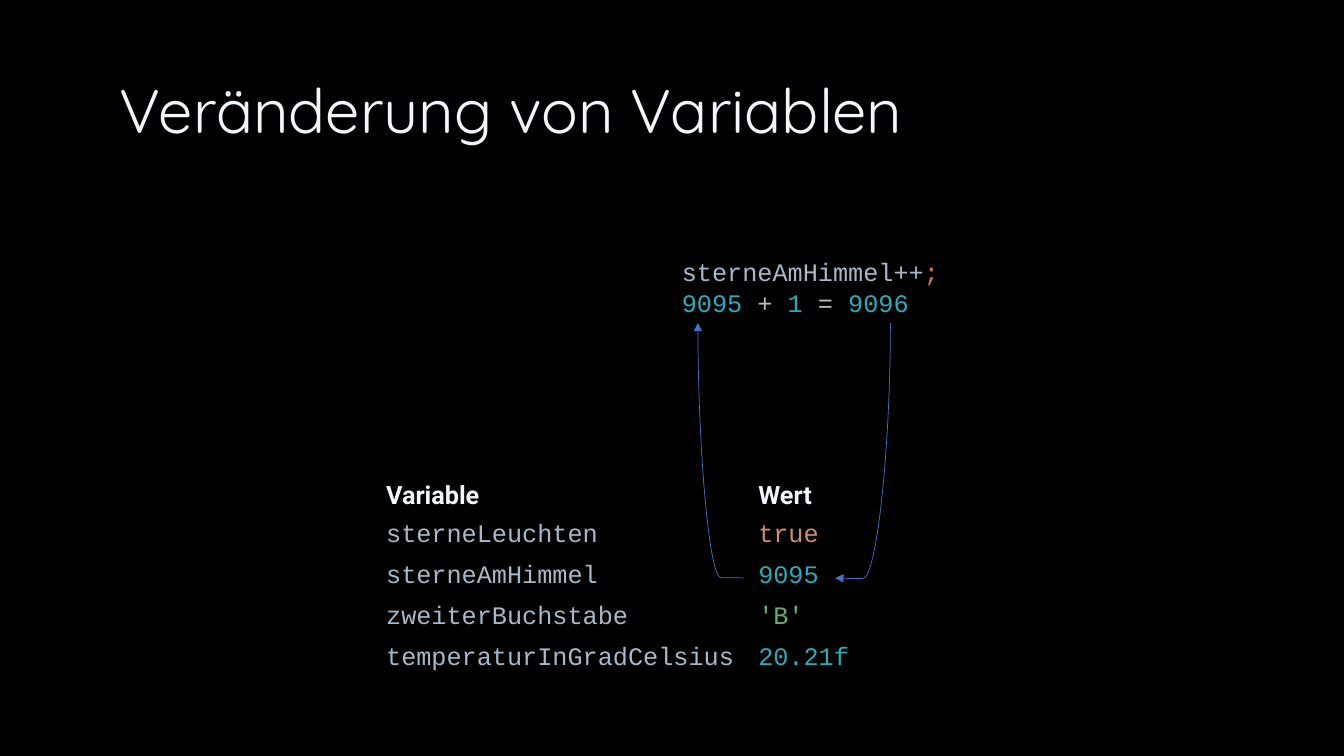
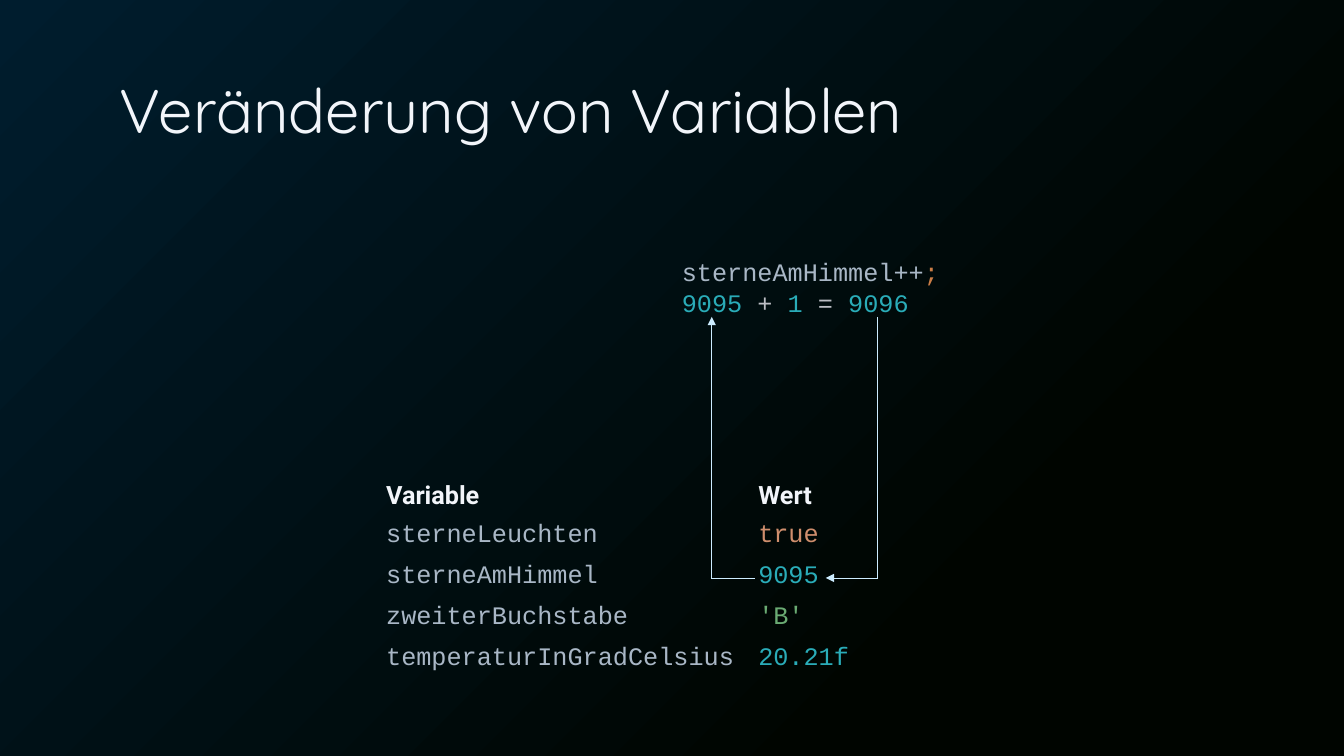
Before and after one commit to Cactusroot/Java, a slide deck: slide 12 of src/Java.pptx. Drawn at 1344x756 pixels with LibreOffice and Linux fonts; fonts in the diff are those of the drawing. Boxes give left, top, right and bottom in pixels: in the first picture for what was removed or moved away, otherwise in the second. Text is boxed around its words. In the diff, an @@ line names an element or a change of style, - is before the commit and + after.

```diff
--- a/src/Java.pptx
+++ b/src/Java.pptx
@@ background #000000 to gradient #001D2E to #000500 @@
@@ curved arrow removed from (744, 578) to (698, 323) @@
@@ elbow arrow added from (754, 579) to (712, 317), #CCECFF 0.5 pt @@
@@ elbow arrow added from (878, 317) to (826, 578), #CCECFF 0.5 pt @@
@@ curved arrow removed from (890, 323) to (835, 578) @@
```
Also in this commit, not shown: 108 other slides changed, 4 slides added, 1 slide removed, 1 other file.
